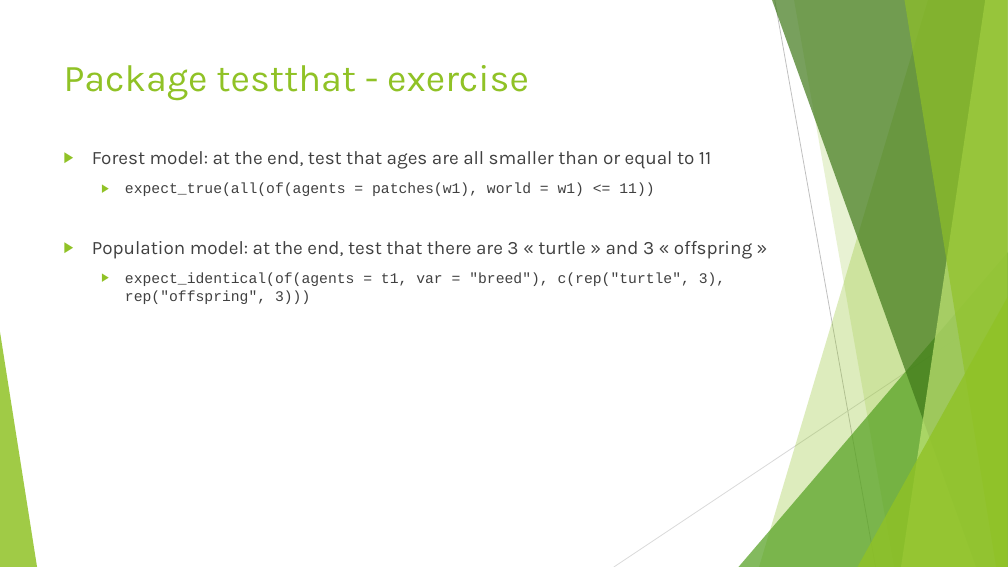
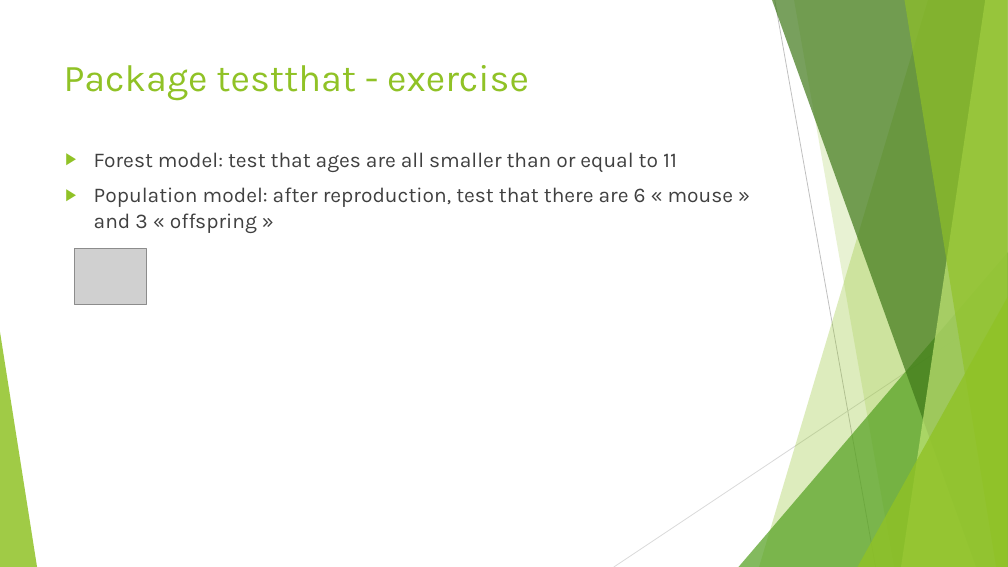
Before and after one commit to SarahBauduin/formation_IBM_NetLogoR, a slide deck: slide 5 of docs/slides/3_Debug.pptx. Drawn at 1008x567 pixels with LibreOffice and Linux fonts; fonts in the diff are those of the drawing; grey boxes stand for pictures. Boxes give left, top, right and bottom in pixels: in the first picture for what was removed or moved away, otherwise in the second. Text is boxed around its words. In the diff, an @@ line names an element or a change of style, - is before the commit and + after.

Commit message:
Update on ppts and R codes after group meeting

```diff
--- a/docs/slides/3_Debug.pptx
+++ b/docs/slides/3_Debug.pptx
@@ text at [94,152,734,233]: text changed; size 14 to 20 pt; font Courier New to Karla @@
-▶ Forest model: at the end, test that ages are all smaller than or equal to 11
-  ▶ expect_true(all(of(agents = patches(w1), world = w1) <= 11))
-▶ Population model: at the end, test that there are 3 « turtle » and 3 « offspring »
-  ▶ expect_identical(of(agents = t1, var = "breed"), c(rep("turtle", 3), rep("offspring", 3)))
+▶ Forest model: test that ages are all smaller than or equal to 11
+▶ Population model: after reproduction, test that there are 6 « mouse » and 3 « offspring »
@@ picture added at [75,249,147,305] @@
```
Also in this commit, not shown: 1 other slide changed, 2 slides removed, 35 other files.
